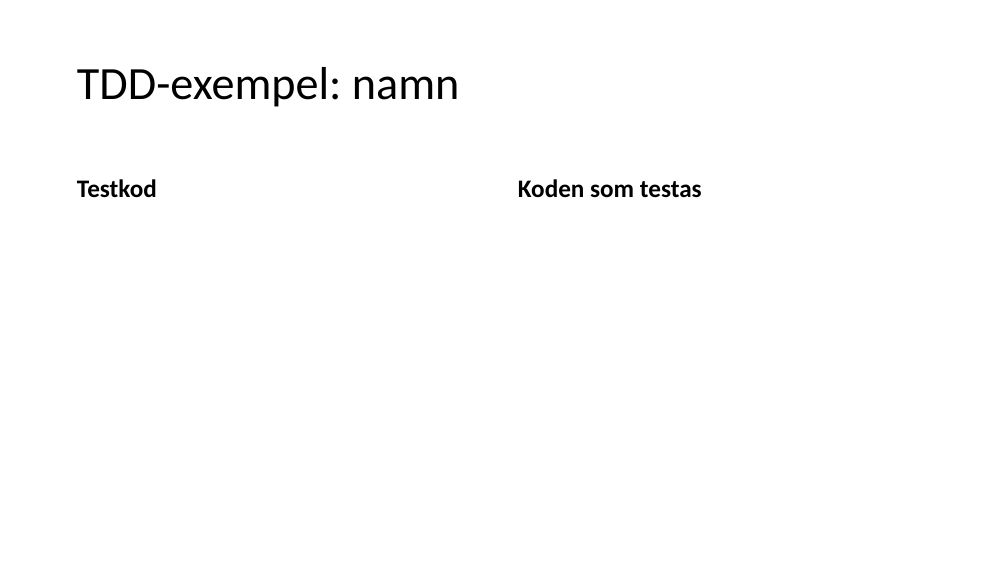
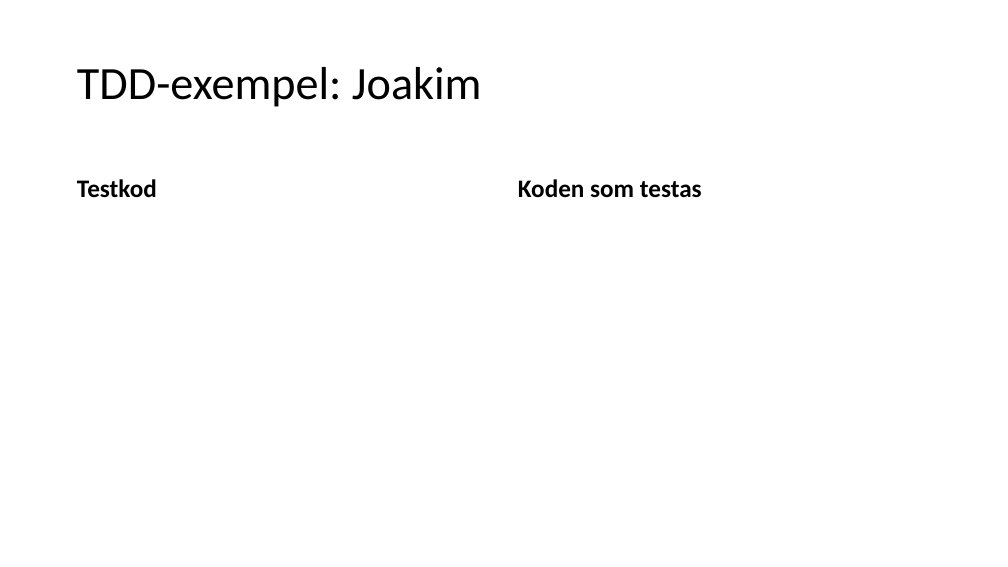
Before and after one commit to hampusidstam/InteGame, a slide deck: slide 4 of docs/Slutredovisning_grp5_v2.pptx. Drawn at 1008x567 pixels with LibreOffice and Linux fonts; fonts in the diff are those of the drawing. Boxes give left, top, right and bottom in pixels: in the first picture for what was removed or moved away, otherwise in the second. Text is boxed around its words. In the diff, an @@ line names an element or a change of style, - is before the commit and + after.

```diff
--- a/docs/Slutredovisning_grp5_v2.pptx
+++ b/docs/Slutredovisning_grp5_v2.pptx
@@ title at <box>77,67,482,107</box>: text changed @@
-TDD-exempel: namn
+TDD-exempel: Joakim
```
Also in this commit, not shown: 9 slides added, 4 other files.
